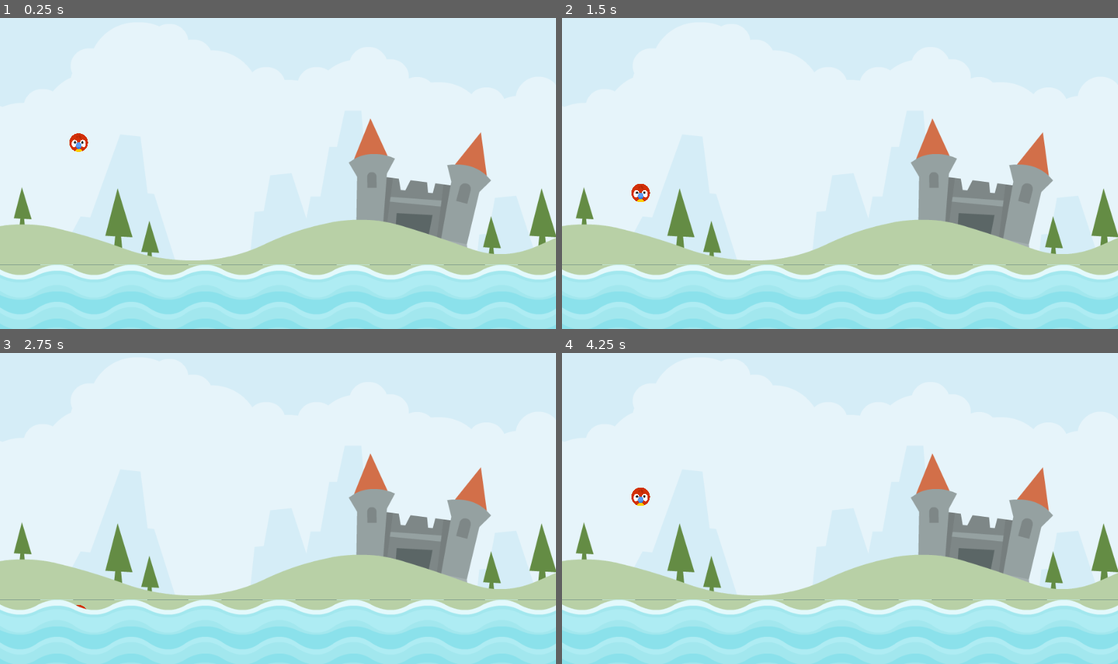
Above: before the commit, frames 1-4 (two rows, left to right).
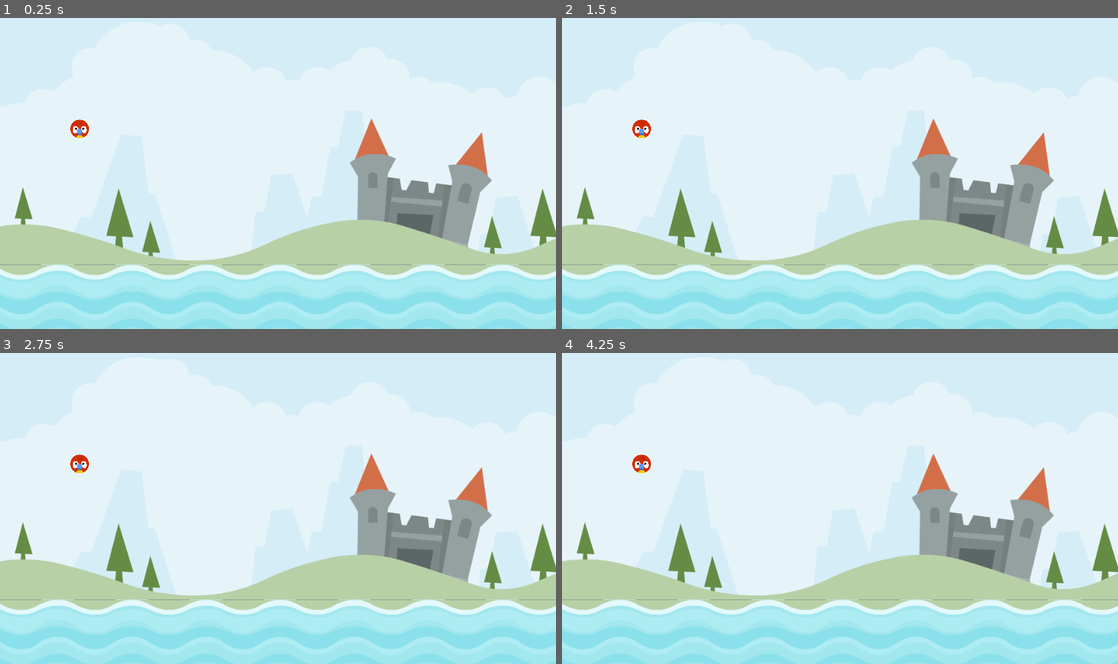
Above: after the commit, the same moments.

Repository: EvandroJF/AngryAnimals-aprender
Game: Godot game, scene res://scenes/level/level.tscn
Two runs of this game, one before a commit and one after it. Both use one fixed random seed, a clock stepped at 60 frames per second and the inputs below.
Inputs (mouse positions are in pixels of both pictures, inside the frame that each line leads up to):
- Up to frame 1 (0.25 s): no input
- Up to frame 2 (1.5 s): move the mouse to (962, 157) at 0.52 s; press the mouse at (962, 157) at 0.53 s; release the mouse at (962, 157) at 1.25 s; drag from (728, 189) to (845, 301) at 1.27 s
- Up to frame 3 (2.75 s): move the mouse to (333, 440) at 2.02 s; press the mouse at (333, 440) at 2.03 s
- Up to frame 4 (4.25 s): release the mouse at (895, 440) at 2.75 s; drag from (812, 570) to (673, 461) at 2.77 s; move the mouse to (1006, 555) at 3.52 s; press the mouse at (1006, 555) at 3.53 s

The runs differ from the first frame. In frame 1, 1.3% of the frame differs, in the area x 0-100%, y 32-94%; in frame 2, 1.4%; in frame 3, 1.2%; in frame 4, 1.4%.

Commit message:
Config Animal State

Diff:
--- a/project.godot
+++ b/project.godot
@@ -23,6 +23,14 @@
 
 window/stretch/mode="canvas_items"
 
+[input]
+
+drag={
+"deadzone": 0.5,
+"events": [Object(InputEventMouseButton,"resource_local_to_scene":false,"resource_name":"","device":-1,"window_id":0,"alt_pressed":false,"shift_pressed":false,"ctrl_pressed":false,"meta_pressed":false,"button_mask":1,"position":Vector2(114, 10),"global_position":Vector2(123, 56),"factor":1.0,"button_index":1,"canceled":false,"pressed":true,"double_click":false,"script":null)
+]
+}
+
 [rendering]
 
 renderer/rendering_method="mobile"
--- a/scenes/Animal/animal.gd
+++ b/scenes/Animal/animal.gd
@@ -1,6 +1,8 @@
 extends RigidBody2D
 
-@onready var sprite_2d: Sprite2D = $Sprite2D
+enum ANIMAL_STATE { READY, DRAG , RELEASE }
+
+var _state: ANIMAL_STATE = ANIMAL_STATE.READY
 
 # Called when the node enters the scene tree for the first time.
 func _ready() -> void:
@@ -8,13 +10,47 @@
 
 
 func _physics_process(delta: float) -> void:
-	pass
+	update(delta)
+
+func set_new_state(new_state: ANIMAL_STATE) -> void:
+	_state = new_state
+
+	if _state == ANIMAL_STATE.RELEASE:
+		freeze = false
+	elif  _state == ANIMAL_STATE.DRAG:
+		pass
+
+func detect_release() -> bool:
+	if  _state == ANIMAL_STATE.DRAG:
+		if Input.is_action_just_released("drag") == true:
+			set_new_state(ANIMAL_STATE.RELEASE)
+			return true
+	return false
+
+func update_drag() -> void:
+	if  detect_release() == true:
+		return
+
+	var gmp = get_global_mouse_position()
+	position = gmp
+
+
+func update(delta: float) -> void:
+	match _state:
+		ANIMAL_STATE.DRAG:
+			update_drag()
+
+
 
 func die() -> void:
 	SignalManager.on_animal_died.emit()
 	queue_free()
 
 
-
 func _on_visible_on_screen_notifier_2d_screen_exited() -> void:
 	die()
+
+
+func _on_input_event(viewport: Node, event: InputEvent, shape_idx: int) -> void:
+	if _state == ANIMAL_STATE.READY and event.is_action_pressed("drag"):
+		set_new_state(ANIMAL_STATE.DRAG)
--- a/scenes/Animal/animal.tscn
+++ b/scenes/Animal/animal.tscn
@@ -7,6 +7,8 @@
 radius = 19.4165
 
 [node name="Animal" type="RigidBody2D"]
+input_pickable = true
+freeze = true
 script = ExtResource("1_1psnw")
 
 [node name="Sprite2D" type="Sprite2D" parent="."]
@@ -20,4 +22,5 @@
 position = Vector2(-1.54972e-06, -4.76837e-07)
 scale = Vector2(2, 2)
 
+[connection signal="input_event" from="." to="." method="_on_input_event"]
 [connection signal="screen_exited" from="VisibleOnScreenNotifier2D" to="." method="_on_visible_on_screen_notifier_2d_screen_exited"]
--- a/scenes/level/level.tscn
+++ b/scenes/level/level.tscn
@@ -5,6 +5,7 @@
 [ext_resource type="PackedScene" uid="uid://tdfl8nbqferm" path="res://scenes/Water/water.tscn" id="2_n4cki"]
 
 [node name="Level" type="Node2D"]
+position = Vector2(2, 0)
 script = ExtResource("1_3pgfl")
 
 [node name="Sprite2D" type="Sprite2D" parent="."]
